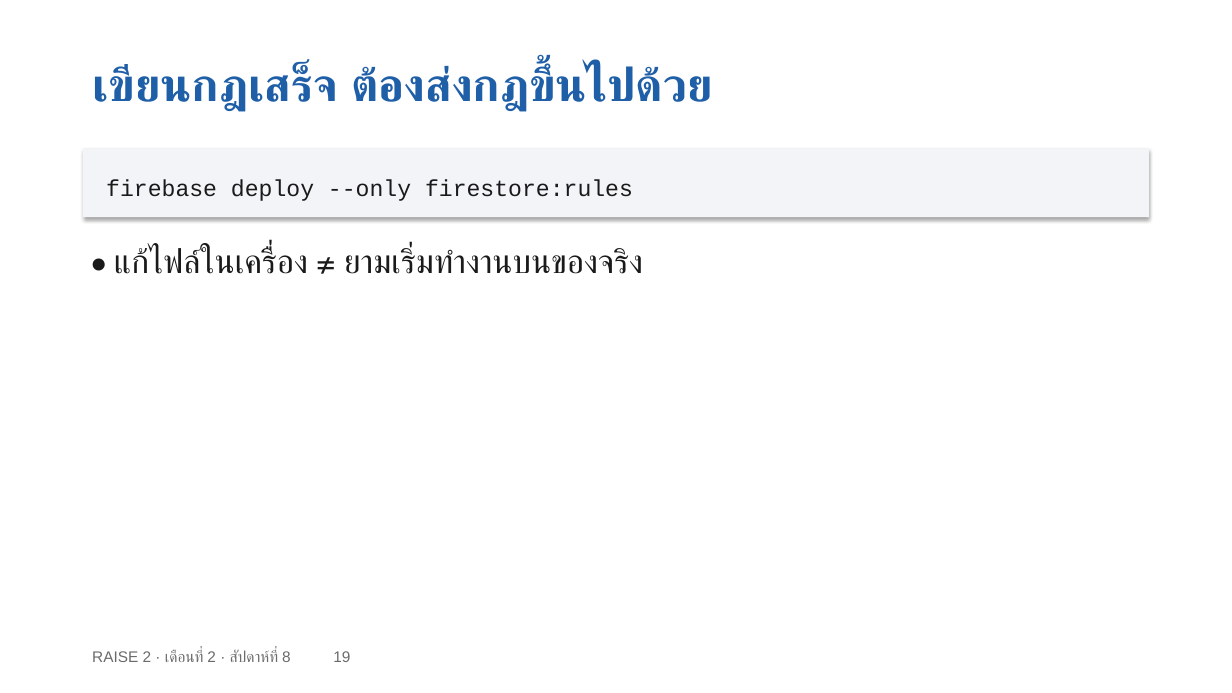
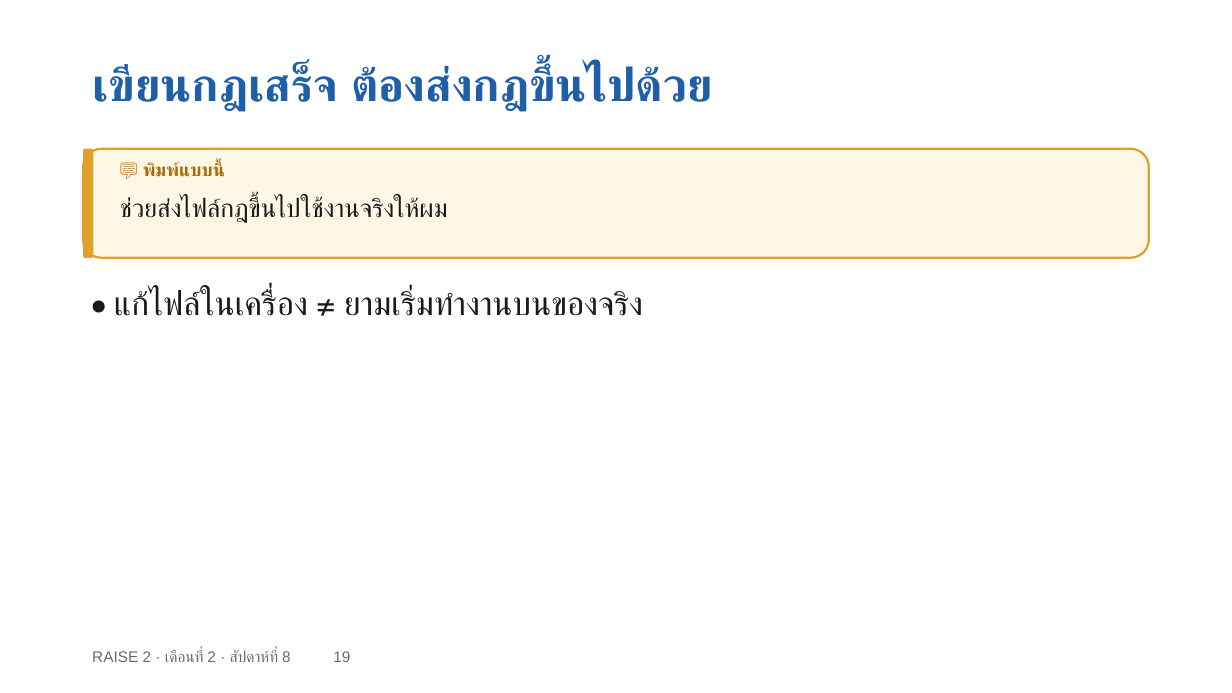
Before and after one commit to cnacha-mfu/raise2-module2, a slide deck: slide 19 of materials/week8/w8-slides.pptx. Drawn at 1232x693 pixels with LibreOffice and Linux fonts; fonts in the diff are those of the drawing. Boxes give left, top, right and bottom in pixels: in the first picture for what was removed or moved away, otherwise in the second. Text is boxed around its words. In the diff, an @@ line names an element or a change of style, - is before the commit and + after.

```diff
--- a/materials/week8/w8-slides.pptx
+++ b/materials/week8/w8-slides.pptx
@@ rectangle removed at bbox=[83, 149, 1149, 217] @@
-firebase deploy --only firestore:rules
@@ rounded rectangle added at bbox=[83, 149, 1149, 258], fill #FFF7E6, outline #E0A02C 1.75 pt @@
@@ rounded rectangle added at bbox=[83, 149, 93, 258], fill #E0A02C @@
@@ text added at bbox=[143, 163, 221, 177], 14 pt, text #A86C0A, bold @@
+💬 พิมพ์แบบนี้
@@ text added at bbox=[120, 198, 448, 223], 20 pt, text #1A1A1A @@
+ช่วยส่งไฟล์กฎขึ้นไปใช้งานจริงให้ผม
@@ text "• แก้ไฟล์ในเครื่อง ≠ ยามเริ่มทำงานบนของจริง": place and size @@
-text "• แก้ไฟล์ในเครื่อง ≠ ยามเริ่มทำงานบนของจริง" at bbox=[114, 247, 643, 274]
+text "• แก้ไฟล์ในเครื่อง ≠ ยามเริ่มทำงานบนของจริง" at bbox=[114, 290, 643, 316]
```
Also in this commit, not shown: 5 other files.
